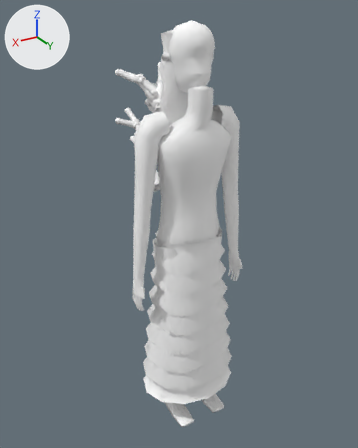
Renders of the glTF model put_a_sock_in_it/assets/people/caretaker.glb from each side of a commit.
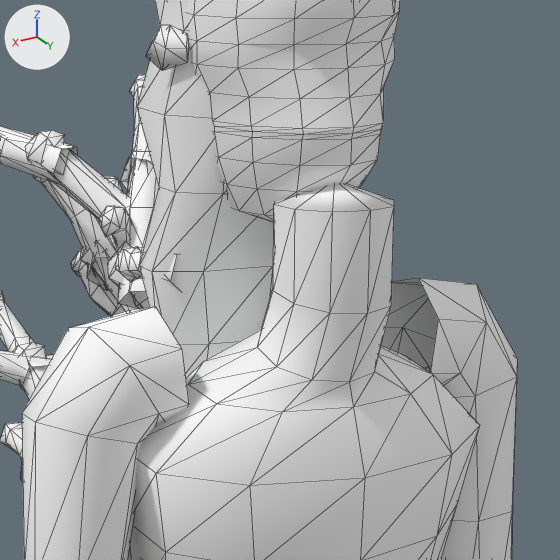
Each version appears first whole from a camera (50 mm lens) standing at (0.986, 1.565, 1.703) and looking at (-0.028, -0.125, 0.858), and next in a close-up on the part from 36% to 69% of the width and 10% to 37% of the height. Arrows for +X, +Y and +Z are at upper left; the lights stay in place. The last two pictures show the newer version. The close-ups show mesh edges as thin lines. Vertices at exactly the same position are counted once.

Objects in the first close-up: 'caretaker'.
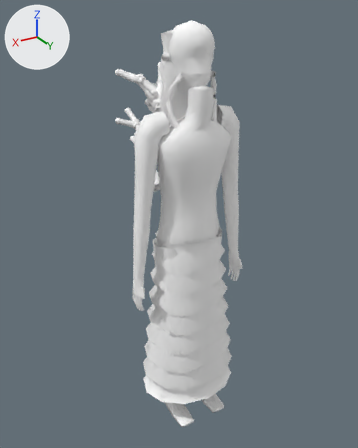
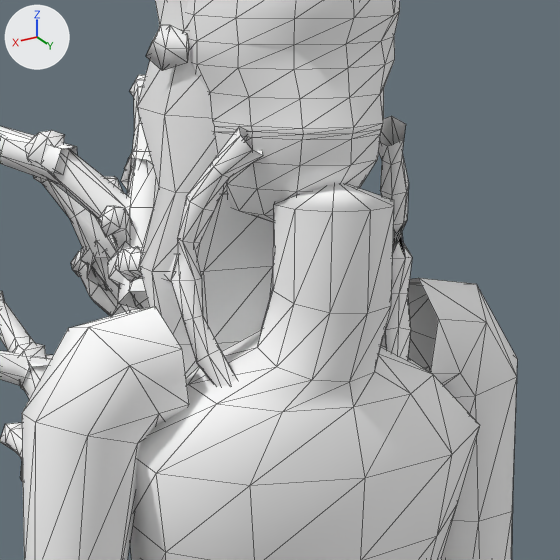
The change, as a diff of the scene's bpy script:
```diff
--- a/put_a_sock_in_it/assets/people/caretaker.glb.py
+++ b/put_a_sock_in_it/assets/people/caretaker.glb.py
@@ me_caretaker @@
 # used by ob_caretaker; location = (0.0, 0.0, 0.0)
-me_caretaker.from_pydata(...)  # 1976 vertices, 3472 faces; spans x -0.25..0.25, y -0.43..0.17, z 0.0..1.67
+me_caretaker.from_pydata(...)  # 2084 vertices, 3664 faces; spans x -0.25..0.25, y -0.43..0.17, z 0.0..1.67
+# me_caretaker part 1: a new loose piece of 54 vertices spanning x -0.11..-0.05, y 0.0..0.08, z 1.28..1.51, in mat_caretaker (white #ffffff)
+# me_caretaker part 2: a new loose piece of 54 vertices spanning x 0.05..0.11, y 0.0..0.08, z 1.28..1.51, in mat_caretaker (white #ffffff)
 me_caretaker.materials.append(mat_caretaker)
```

Where the change shows, as pixel boxes [x1, y1, x2, y2] in the close-ups (560 x 560 px):
part 1 of me_caretaker, added: after [379, 116, 412, 361]
part 2 of me_caretaker, added: after [171, 126, 263, 386]
